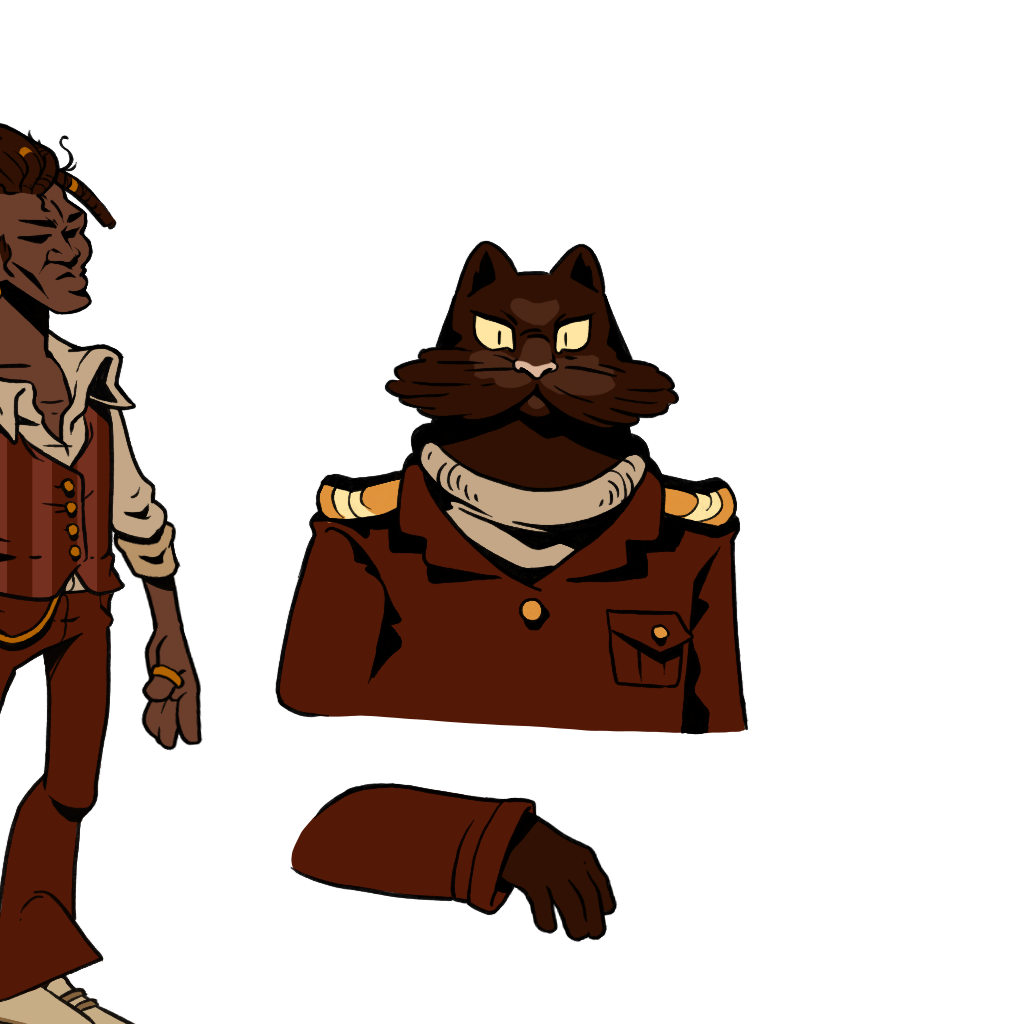
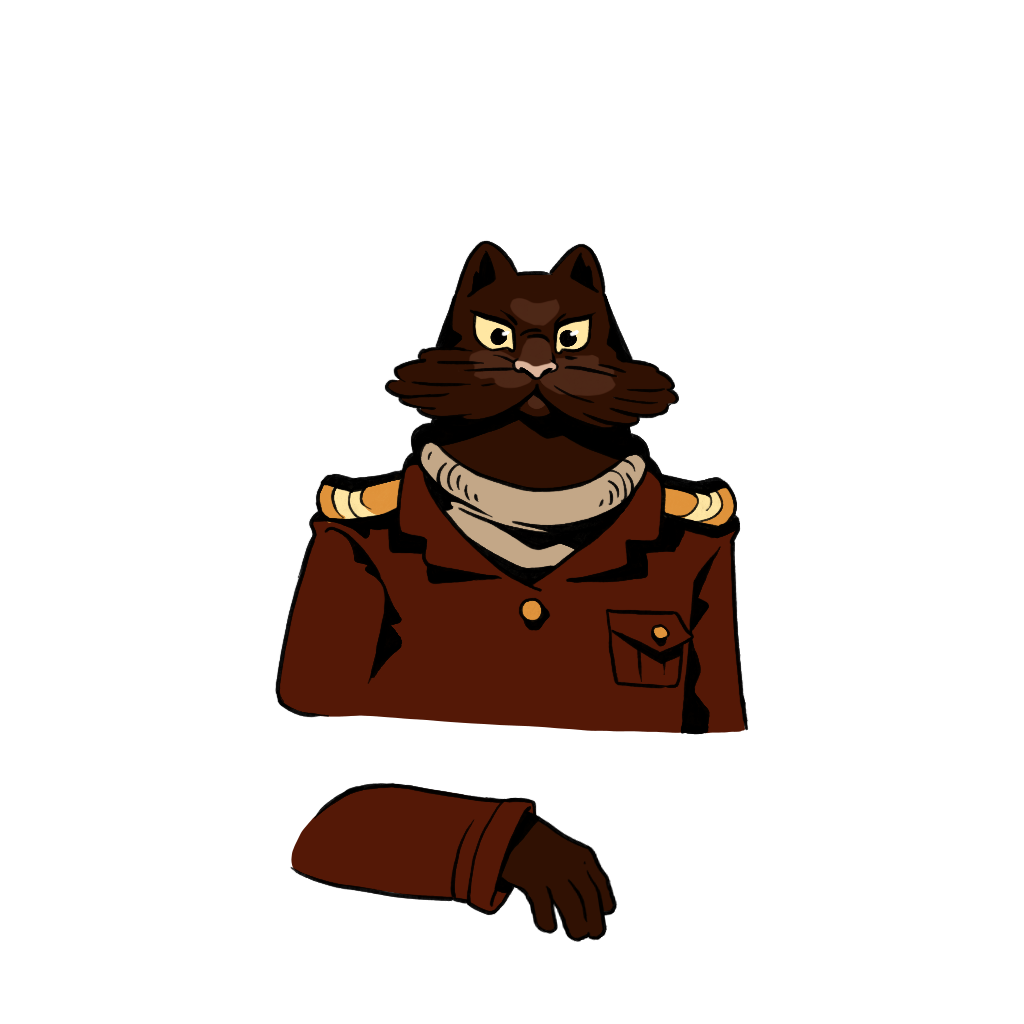
Layered file, before and after one edit (1024x1024). Changes by layer:
hid group "Group 1" (71 layers) over [0, 122, 203, 1024]
painted on "body" (2nd of 2, in "Captain" › "body") over [490, 328, 579, 347]
